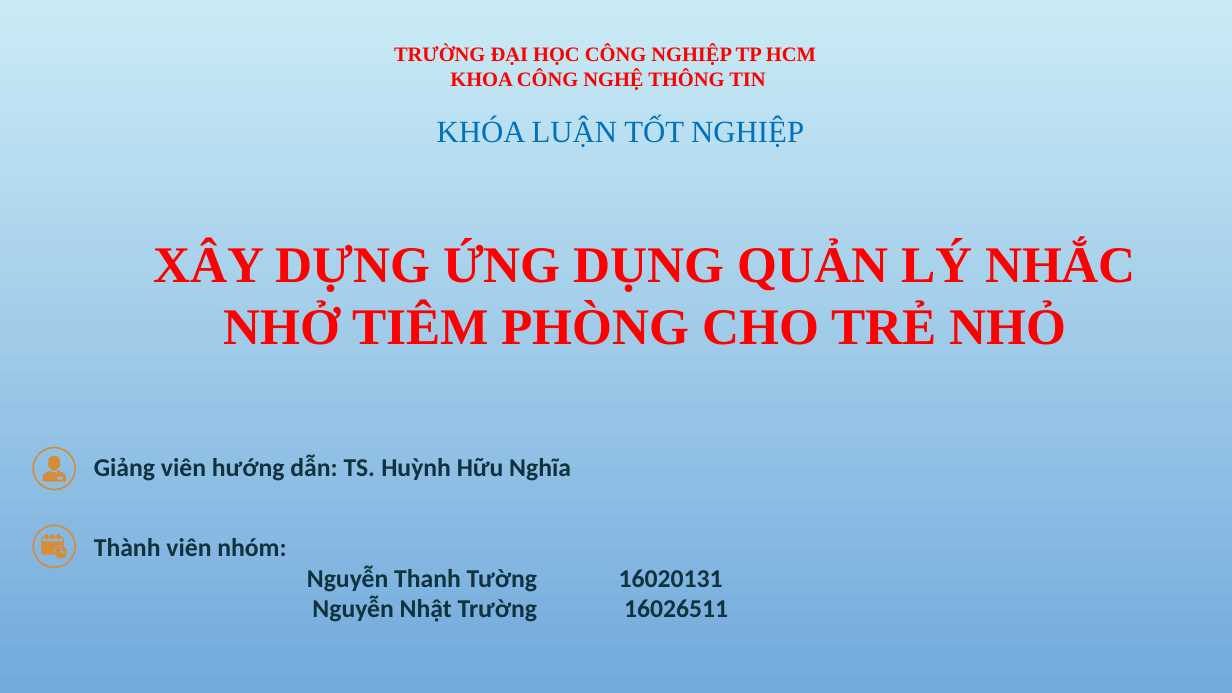
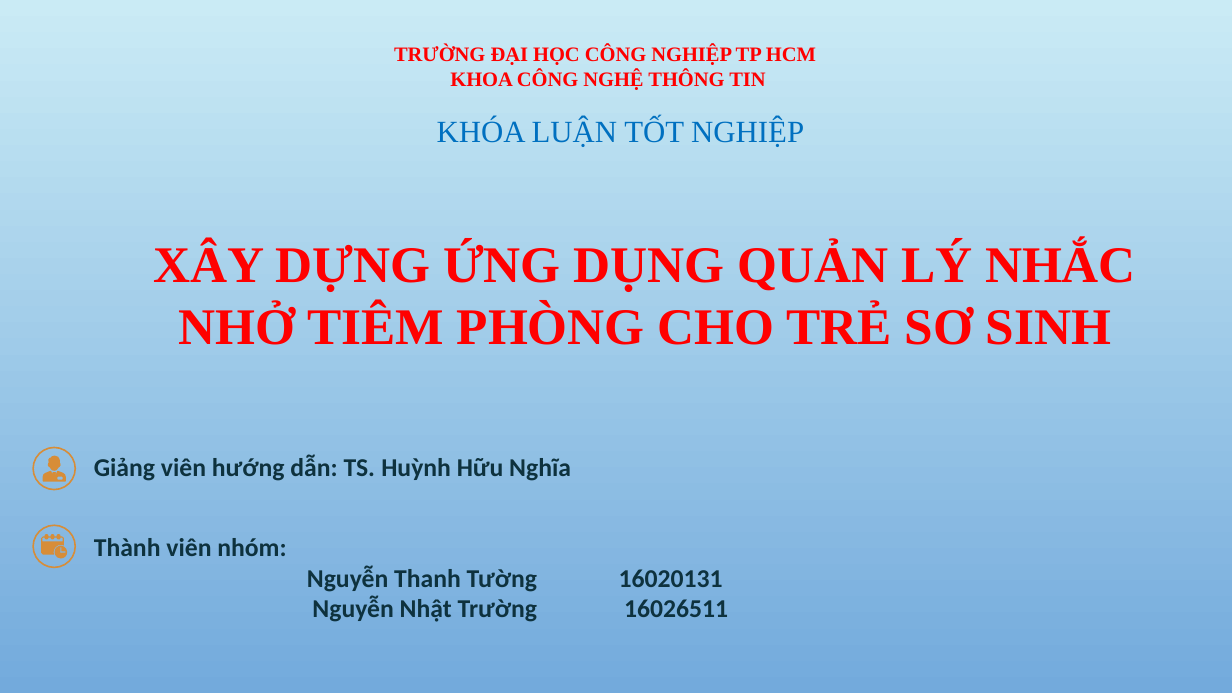
Before and after one commit to tuongthanh98/GraduationThsis, a slide deck: slide 1 of GraduationThsis_powpoint.pptx. Drawn at 1232x693 pixels with LibreOffice and Linux fonts; fonts in the diff are those of the drawing; background and template pictures are left out. Boxes give left, top, right and bottom in pixels: in the first picture for what was removed or moved away, otherwise in the second. Text is boxed around its words. In the diff, an @@ line names an element or a change of style, - is before the commit and + after.

```diff
--- a/GraduationThsis_powpoint.pptx
+++ b/GraduationThsis_powpoint.pptx
@@ text at box(154, 242, 1136, 345): text changed @@
-XÂY DỰNG ỨNG DỤNG QUẢN LÝ NHẮC NHỞ TIÊM PHÒNG CHO TRẺ NHỎ
+XÂY DỰNG ỨNG DỤNG QUẢN LÝ NHẮC NHỞ TIÊM PHÒNG CHO TRẺ SƠ SINH
```
Also in this commit, not shown: 9 other slides changed, 1 slide added, 3 slides removed, 3 other files.
